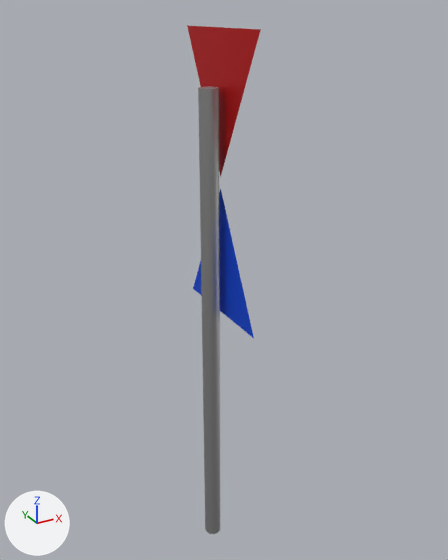
The FBX model Assets/Props/JapanStreetSign3WIP.fbx as it was, and as the next commit left it.
Rendered twice from a 50 mm camera at (-4.3, -8.28, 9.5) aimed at (0.34, 0.15, 5.28). Every picture has the same lights, and +X, +Y and +Z are marked at lower left. Where no turn or scale is listed for an object, it has been applied to the vertices.
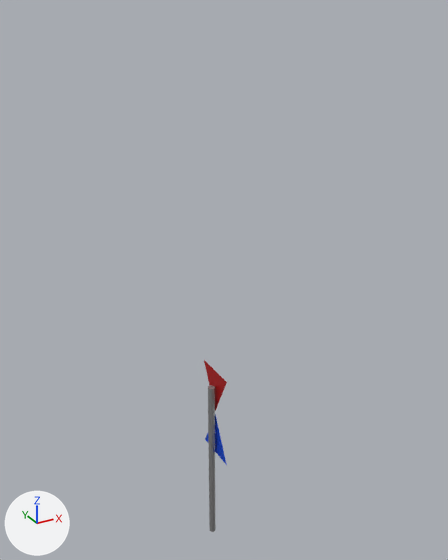
The edits, one by one:
me_cube_002 is used by ob_cube_001; location (0.19, 0.0, 5.5); rotation (-3.142, 1.571, 0.0), in degrees (-180, 90, 0); scale (1.07, 1.07, 1.07).
me_cube_002 had 3 vertices, 1 face and spanned x -1.33..0.67, y -1.0..1.0, z 0.0.
me_cube_002 now has 140 vertices, 78 faces and spans x -8.61..-0.02, y -1.0..1.0, z -0.18..0.15.
me_cube_002 part 1: the whole mesh is rebuilt.
me_cube_002 now uses material mat_material_001 (grey #a8a8a8).
me_cube_002 now uses material mat_material_003 (red #d21015).
Object 'Cube.001' (ob_cube_001) moves from (0.19, 0.0, 5.5) to (0.0, 0.0, 0.0).
Object 'Cube.001' (ob_cube_001) is rescaled from (1.07, 1.07, 1.07) to (0.425, 0.425, 0.425).
Object 'Cube' (ob_cube) is deleted.
Object 'Cylinder' (ob_cylinder) is deleted.

Pixel boxes (x1, y1, x2, y2) of what changed, in the pictures (448 x 560 px):
'Cylinder', deleted
    before: (198, 86, 220, 534)
'Cube', deleted (red)
    before: (187, 26, 261, 176)
'Cube.001', reshaped, moved, rescaled (61% narrower, 15% taller)
    before: (193, 189, 254, 338)
    after: (204, 360, 227, 532)
